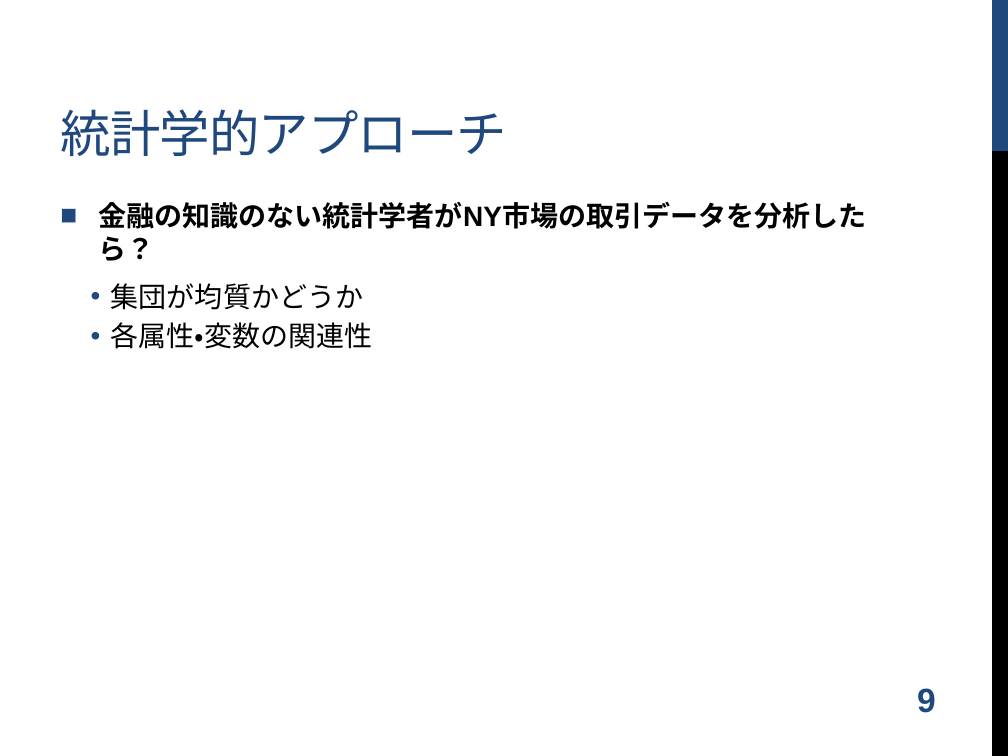
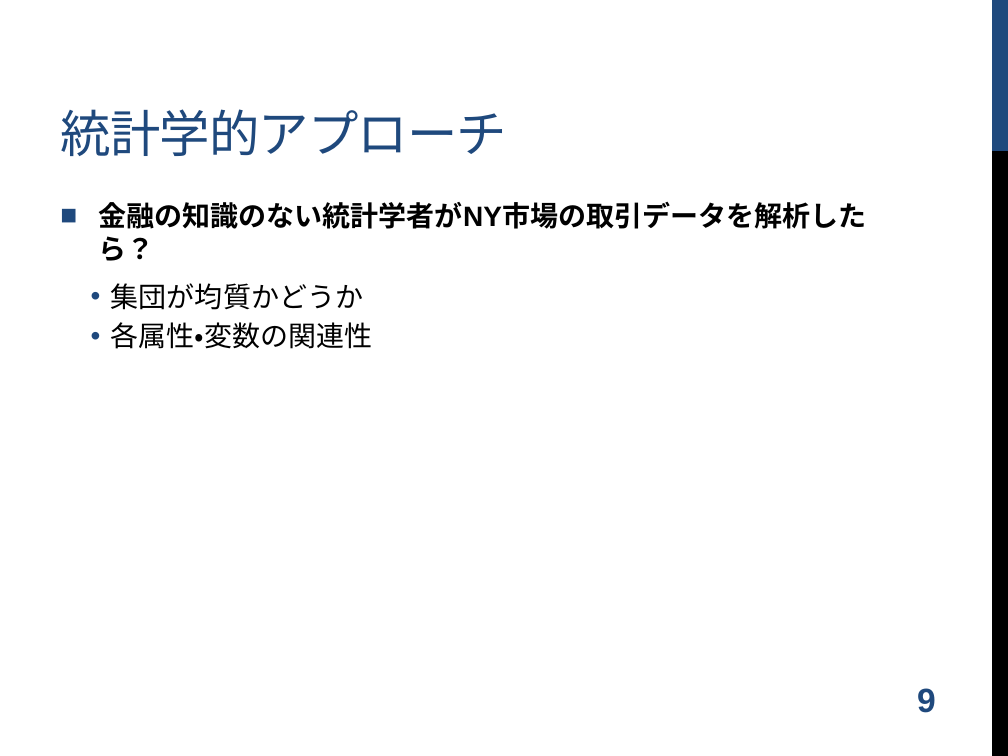
Before and after one commit to shugo/DCW2016, a slide deck: slide 10 of ruby_data_analysis.pptx. Drawn at 1008x756 pixels with LibreOffice and Linux fonts; fonts in the diff are those of the drawing; background and template pictures are left out. Boxes give left, top, right and bottom in pixels: in the first picture for what was removed or moved away, otherwise in the second. Text is boxed around its words. In the diff, an @@ line names an element or a change of style, - is before the commit and + after.

```diff
--- a/ruby_data_analysis.pptx
+++ b/ruby_data_analysis.pptx
@@ text at (98, 202, 866, 229): text changed @@
-■ 金融の知識のない統計学者がNY市場の取引データを分析したら？
+■ 金融の知識のない統計学者がNY市場の取引データを解析したら？
```
Also in this commit, not shown: 7 other slides changed, 2 other files.
